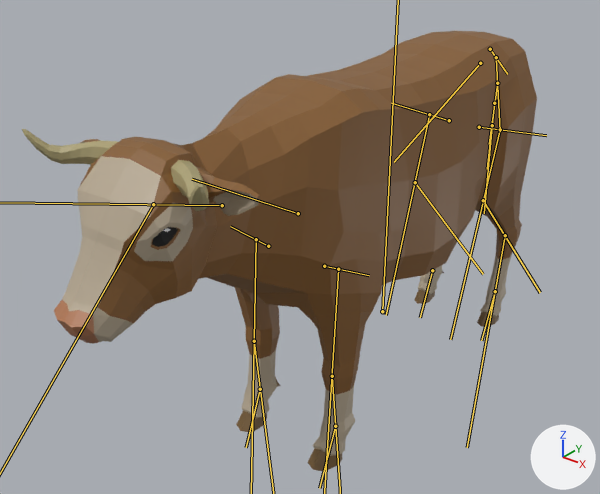
A saved change to the glTF model public/dunia-hewan/models/cow.glb.
Both versions are drawn from a camera (50 mm lens) standing at (1.77, -2.82, 2.23) and looking at (-0.26, -0.28, 0.65). Arrows for +X, +Y and +Z are at lower right; the lights stay in place. The first picture is the older version. The bones that change are drawn over the model as lines.
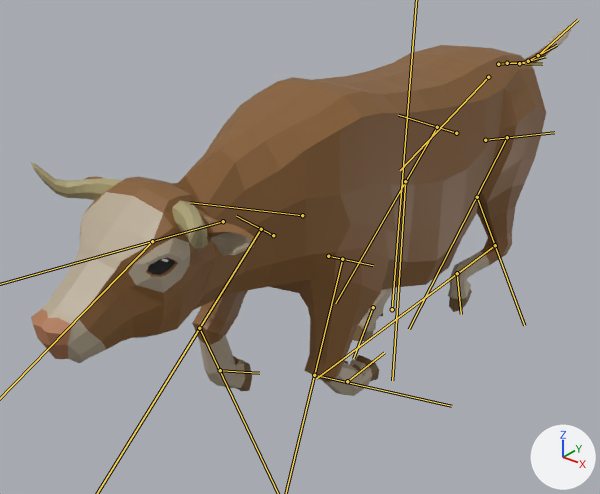
The newer file adds an action. The first version stands in its rest pose; the second is drawn at frame 5 of the action 'Gallop'.

What differs and where, as boxes (x1, y1, x2, y2) in the pictures (600 x 494 px):
'Cube', posed (7% shorter): before (78, 31, 537, 395); after (78, 45, 552, 382)
'Cube_1', posed (18% wider, 18% taller): before (62, 142, 511, 456); after (42, 25, 571, 396)
'Cube_6', posed: before (22, 129, 209, 211); after (31, 163, 208, 249)
'Cube_2', posed: before (236, 271, 499, 471); after (233, 289, 472, 391)
'Cube_3', posed: before (54, 300, 99, 344); after (31, 309, 72, 359)
bone 'Back', root to tip: before (480, 63) to (394, 162); after (488, 77) to (400, 170)
bone 'Neck1', root to tip: before (298, 213) to (192, 179); after (302, 215) to (190, 202)
bone 'FrontShoulderL', root to tip: before (324, 266) to (369, 275); after (328, 256) to (373, 265)
bone 'FrontShoulderR', root to tip: before (268, 246) to (230, 226); after (273, 235) to (236, 216)
bone 'BackShoulderL', root to tip: before (479, 127) to (546, 135); after (485, 140) to (554, 132)
bone 'BackLegL', root to tip: before (500, 129) to (450, 339); after (507, 137) to (409, 329)
bone 'BackUpperLegL', root to tip: before (483, 200) to (540, 292); after (477, 197) to (524, 325)
bone 'BackLowerLegL', root to tip: before (505, 235) to (467, 447); after (495, 245) to (316, 378)
bone 'BackShoulderR', root to tip: before (449, 120) to (391, 103); after (456, 133) to (398, 115)
bone 'BackLegR', root to tip: before (429, 114) to (386, 315); after (437, 127) to (335, 303)
bone 'BackUpperLegR', root to tip: before (415, 182) to (483, 274); after (405, 181) to (392, 380)
bone 'Tail2', root to tip: before (490, 49) to (507, 74); after (498, 64) to (523, 62)
bone 'Tail3', root to tip: before (496, 57) to (500, 131); after (507, 63) to (542, 64)
bone 'Tail4', root to tip: before (497, 83) to (489, 144); after (519, 63) to (545, 56)
bone 'Tail5', root to tip: before (494, 103) to (487, 169); after (528, 61) to (557, 45)
bone 'Tail6', root to tip: before (492, 125) to (484, 213); after (538, 55) to (578, 19)
bone 'IKBackLegL', root to tip: before (495, 291) to (481, 340); after (457, 273) to (461, 314)
bone 'IKFrontLegL', root to tip: before (335, 426) to (319, 488); after (347, 381) to (384, 352)
bone 'IKBackLegR', root to tip: before (432, 270) to (420, 317); after (373, 307) to (353, 358)
bone 'IKFrontLegR', root to tip: before (260, 389) to (246, 447); after (220, 370) to (259, 373)

The edits, one by one:
Bone 'Body' (bone_body) moves from (0.0, 0.0, 0.0) to (0.05, -0.02, -0.16).
Bone 'Body' (bone_body) turns from (0, 0, 0) to (-2, -1, 0) degrees about its own x, y and z.
Bone 'Back' (bone_back) moves from (0.0, 0.0, 0.0) to (0.0, 0.2, 0.03).
Bone 'Neck1' (bone_neck1) turns from (0, 0, 0) to (-9, 0, 0) degrees about its own x, y and z.
Bone 'Neck3' (bone_neck3) turns from (0, 0, 0) to (-5, 0, 0) degrees about its own x, y and z.
Bone 'Head' (bone_head) turns from (0, 0, 0) to (31, 0, 1) degrees about its own x, y and z.
Bone 'FrontShoulderL' (bone_frontshoulderl) moves from (0.0, 0.0, 0.0) to (-0.15, 0.02, -0.01).
Bone 'FrontUpperLegL' (bone_frontupperlegl) turns from (0, 0, 0) to (-14, 0, 1) degrees about its own x, y and z.
Bone 'FrontLowerLegL' (bone_frontlowerlegl) turns from (0, 0, 0) to (-64, 0, 0) degrees about its own x, y and z.
Bone 'FrontShoulderR' (bone_frontshoulderr) moves from (0.0, 0.0, 0.0) to (0.15, 0.02, -0.02).
Bone 'FrontUpperLegR' (bone_frontupperlegr) turns from (0, 0, 0) to (-45, 0, 0) degrees about its own x, y and z.
Bone 'FrontLowerLegR' (bone_frontlowerlegr) turns from (0, 0, 0) to (-62, 0, 0) degrees about its own x, y and z.
Bone 'BackShoulderL' (bone_backshoulderl) turns from (0, 0, 0) to (-5, -30, 15) degrees about its own x, y and z.
Bone 'BackLegL' (bone_backlegl) turns from (0, 0, 0) to (-2, -3, 9) degrees about its own x, y and z.
Bone 'BackUpperLegL' (bone_backupperlegl) turns from (0, 0, 0) to (24, 3, 7) degrees about its own x, y and z.
Bone 'BackLowerLegL' (bone_backlowerlegl) turns from (0, 0, 0) to (64, 2, 0) degrees about its own x, y and z.
Bone 'BackShoulderR' (bone_backshoulderr) turns from (0, 0, 0) to (2, 35, 1) degrees about its own x, y and z.
Bone 'BackLegR' (bone_backlegr) turns from (0, 0, 0) to (1, -1, 1) degrees about its own x, y and z.
Bone 'BackUpperLegR' (bone_backupperlegr) turns from (0, 0, 0) to (-4, 0, 1) degrees about its own x, y and z.
Bone 'Tail2' (bone_tail2) turns from (0, 0, 0) to (30, 0, 0) degrees about its own x, y and z.
Bone 'Tail3' (bone_tail3) turns from (0, 0, 0) to (33, 0, 0) degrees about its own x, y and z.
Bone 'Tail4' (bone_tail4) turns from (0, 0, 0) to (30, 0, 0) degrees about its own x, y and z.
Bone 'Tail5' (bone_tail5) turns from (0, 0, 0) to (5, 0, 0) degrees about its own x, y and z.
Bone 'Tail6' (bone_tail6) turns from (0, 0, 0) to (6, 0, 0) degrees about its own x, y and z.
Bone 'IKBackLegL' (bone_ikbacklegl) moves from (0.0, 0.0, 0.0) to (0.0, -0.32, -1.6).
Bone 'IKBackLegL' (bone_ikbacklegl) turns from (0, 0, 0) to (39, 0, 0) degrees about its own x, y and z.
Bone 'IKFrontLegL' (bone_ikfrontlegl) moves from (0.0, 0.0, 0.0) to (0.0, -0.58, 0.02).
Bone 'IKFrontLegL' (bone_ikfrontlegl) turns from (0, 0, 0) to (111, 0, 0) degrees about its own x, y and z.
Bone 'IKBackLegR' (bone_ikbacklegr) moves from (0.0, 0.0, 0.0) to (0.0, 0.57, -1.68).
Bone 'IKBackLegR' (bone_ikbacklegr) turns from (0, 0, 0) to (-14, 0, 0) degrees about its own x, y and z.
Bone 'IKFrontLegR' (bone_ikfrontlegr) moves from (0.0, 0.0, 0.0) to (0.0, -0.36, -0.91).
Bone 'IKFrontLegR' (bone_ikfrontlegr) turns from (0, 0, 0) to (81, 0, 0) degrees about its own x, y and z.
